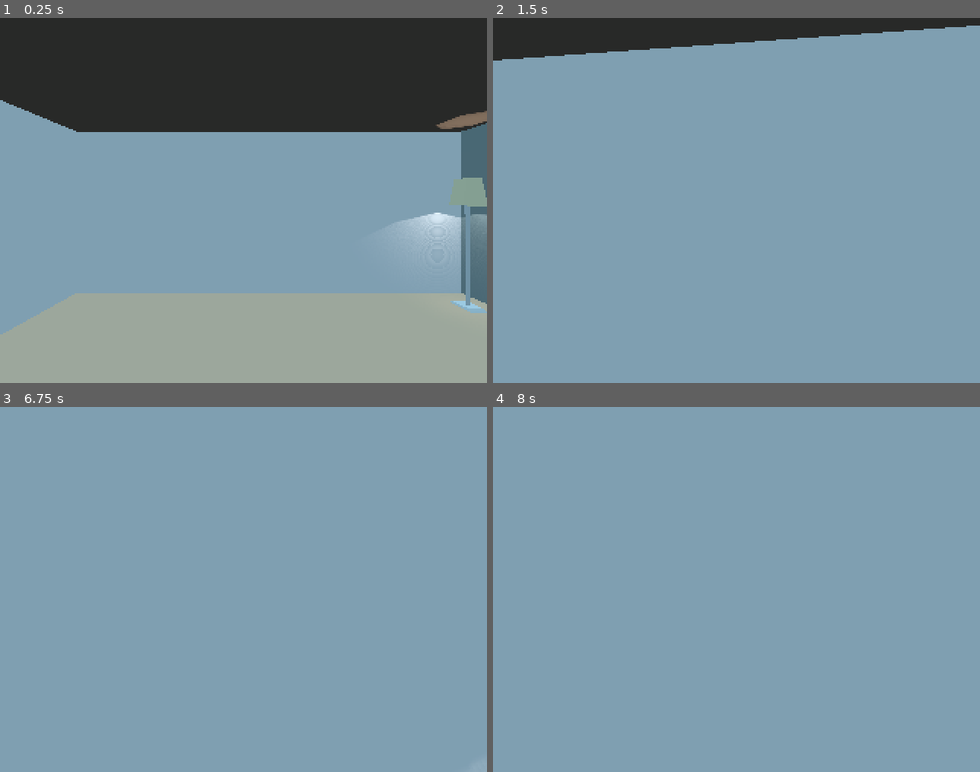
Above: before the commit, frames 1-4 (two rows, left to right).
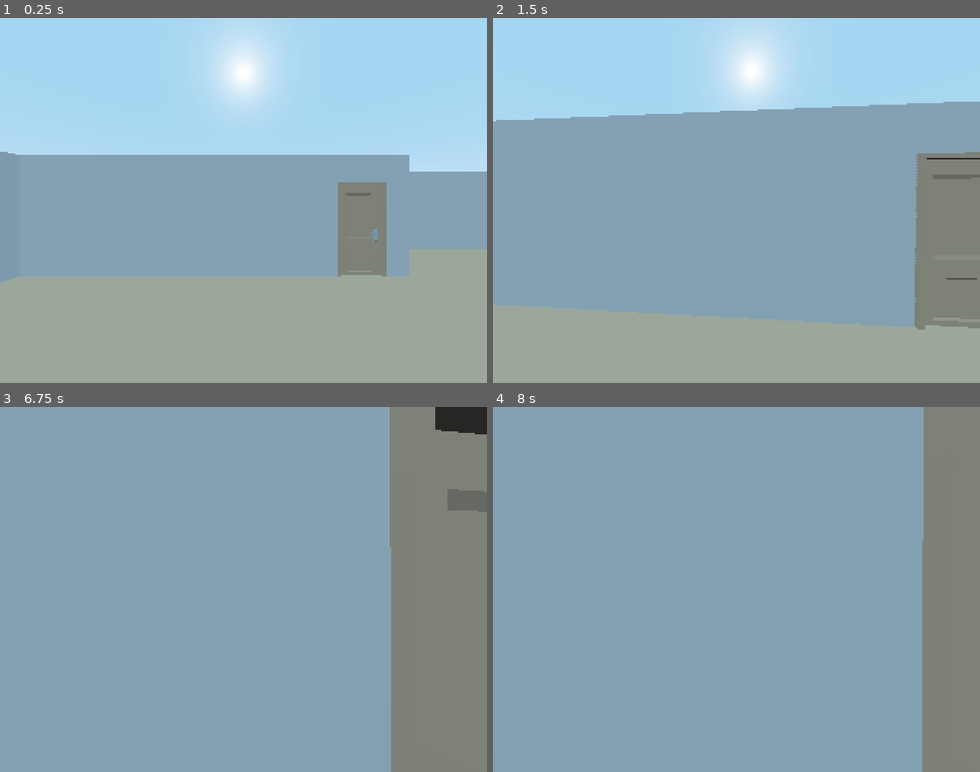
Above: after the commit, the same moments.

Repository: nuzcraft/mildly_haunted
Game: Godot game, scene res://House.tscn
Two runs of this game, one before a commit and one after it. Both use one fixed random seed, a clock stepped at 60 frames per second and the inputs below. Before the commit the project starts from res://Shed.tscn.
Inputs (mouse positions are in pixels of both pictures, inside the frame that each line leads up to):
- Up to frame 1 (0.25 s): no input
- Up to frame 2 (1.5 s): tap Enter (ui_accept) at 0.5, 0.6, 1.35 s; move the mouse to (760, 200) at 0.52 s; hold W (move_forward) from 0.53 s (still down); tap Space (jump) at 0.77 s; move the mouse to (712, 200) at 1.27 s
- Up to frame 3 (6.75 s): tap Space (jump) at 1.52, 3.02, 3.77, 4.52, 6.02 s; move the mouse to (253, 582) at 2.02 s; tap Enter (ui_accept) at 2.1, 2.75, 2.85, 3.5, 3.6, 4.25, 4.35, 5, 5.1, 5.75, 5.85, 6.6 s; move the mouse to (238, 596) at 2.77 s; move the mouse to (282, 593) at 3.52 s; move the mouse to (204, 585) at 4.27 s; move the mouse to (248, 589) at 5.02 s; move the mouse to (224, 582) at 5.77 s; release W (move_forward) at 5.78 s; hold D (move_right) 5.78-6.53 s; move the mouse to (267, 589) at 6.52 s; hold W (move_forward) from 6.53 s (still down)
- Up to frame 4 (8 s): keep holding W (move_forward); tap Space (jump) at 6.77, 7.52 s; move the mouse to (712, 589) at 7.27 s; tap Enter (ui_accept) at 7.35 s

The runs differ from the first frame. In frame 1, 50% of the frame differs, in the area x 0-100%, y 0-87%; in frame 2, 50%, in the area x 0-100%, y 0-100%; in frame 3, 20%; in frame 4, 12%.

Commit message:
player can open doors

Diff:
--- a/House.tscn
+++ b/House.tscn
@@ -207,8 +207,12 @@
 [node name="bedroom_door" parent="doors" instance=ExtResource( 6 )]
 transform = Transform( 1, 0, 0, 0, 1, 0, 0, 0, 1, 3.25, 0, -5 )
 
+[node name="KinematicBody" parent="doors/bedroom_door" index="0" groups=["bedroom_door"]]
+
 [node name="bathroom_door" parent="doors" instance=ExtResource( 6 )]
 transform = Transform( -4.37114e-08, 0, -1, 0, 1, 0, 1, 0, -4.37114e-08, 5.95, 0, -8.25 )
+
+[node name="KinematicBody" parent="doors/bathroom_door" index="0" groups=["bathroom_door"]]
 
 [node name="front_door" parent="doors" instance=ExtResource( 8 )]
 transform = Transform( -4.37114e-08, 0, 1, 0, 1, 0, -1, 0, -4.37114e-08, 10.05, 0, -0.75 )
@@ -221,3 +225,6 @@
 anims/bedroom_door_open = SubResource( 3 )
 anims/front_door_close = SubResource( 7 )
 anims/front_door_open = SubResource( 6 )
+
+[editable path="doors/bedroom_door"]
+[editable path="doors/bathroom_door"]
--- a/collision_models/doorwayFront.tscn
+++ b/collision_models/doorwayFront.tscn
@@ -65,7 +65,7 @@
 
 [node name="doorwayFront" instance=ExtResource( 1 )]
 
-[node name="KinematicBody" type="KinematicBody" parent="." index="0"]
+[node name="KinematicBody" type="KinematicBody" parent="." index="0" groups=["front_door"]]
 
 [node name="doorwayFront(Clone)" type="MeshInstance" parent="KinematicBody" index="0"]
 mesh = SubResource( 1 )
--- a/player.gd
+++ b/player.gd
@@ -18,8 +18,11 @@
 
 onready var head = $Head
 onready var camera = $Head/Camera
+onready var ray = $Head/Camera/RayCast
 
-var doors_open = false
+var has_bedroom_key = true
+var has_bathroom_key = true
+var has_front_key = true
 
 func _ready():
 	#hides the cursor
@@ -32,17 +35,18 @@
 		head.rotate_x(deg2rad(-event.relative.y * mouse_sense))
 		head.rotation.x = clamp(head.rotation.x, deg2rad(-89), deg2rad(89))
 
-	if Input.is_action_just_pressed("ui_accept"):
-		if not doors_open:
-			Events.emit_signal("bedroom_door_open")
-#			Events.emit_signal("bathroom_door_open")
-#			Events.emit_signal("front_door_open")
-		else:
-			Events.emit_signal("bedroom_door_close")
-			Events.emit_signal("bathroom_door_close")
-			Events.emit_signal("front_door_close")
-		doors_open = not doors_open
-
+	if event is InputEventMouseButton:
+		if ray.is_colliding():
+			var collider = ray.get_collider()
+			if collider.is_in_group("bedroom_door"):
+				if has_bedroom_key:
+					Events.emit_signal("bedroom_door_open")
+			if collider.is_in_group("bathroom_door"):
+				if has_bathroom_key:
+					Events.emit_signal("bathroom_door_open")
+			if collider.is_in_group("front_door"):
+				if has_front_key:
+					Events.emit_signal("front_door_open")
 
 func _process(delta):
 	#camera physics interpolation to reduce physics jitter on high refresh-rate monitors
--- a/player.tscn
+++ b/player.tscn
@@ -29,3 +29,7 @@
 [node name="Camera" type="Camera" parent="Head"]
 transform = Transform( 2, 0, 0, 0, 2, 0, 0, 0, 2, 0, 0, 0 )
 fov = 90.0
+
+[node name="RayCast" type="RayCast" parent="Head/Camera"]
+enabled = true
+cast_to = Vector3( 0, 0, -1 )
--- a/project.godot
+++ b/project.godot
@@ -11,7 +11,7 @@
 [application]
 
 config/name="Intermediate"
-run/main_scene="res://Shed.tscn"
+run/main_scene="res://House.tscn"
 config/icon="res://icon.png"
 
 [autoload]
@@ -70,4 +70,5 @@
 
 [rendering]
 
+quality/driver/driver_name="GLES2"
 environment/default_environment="res://default_env.tres"
